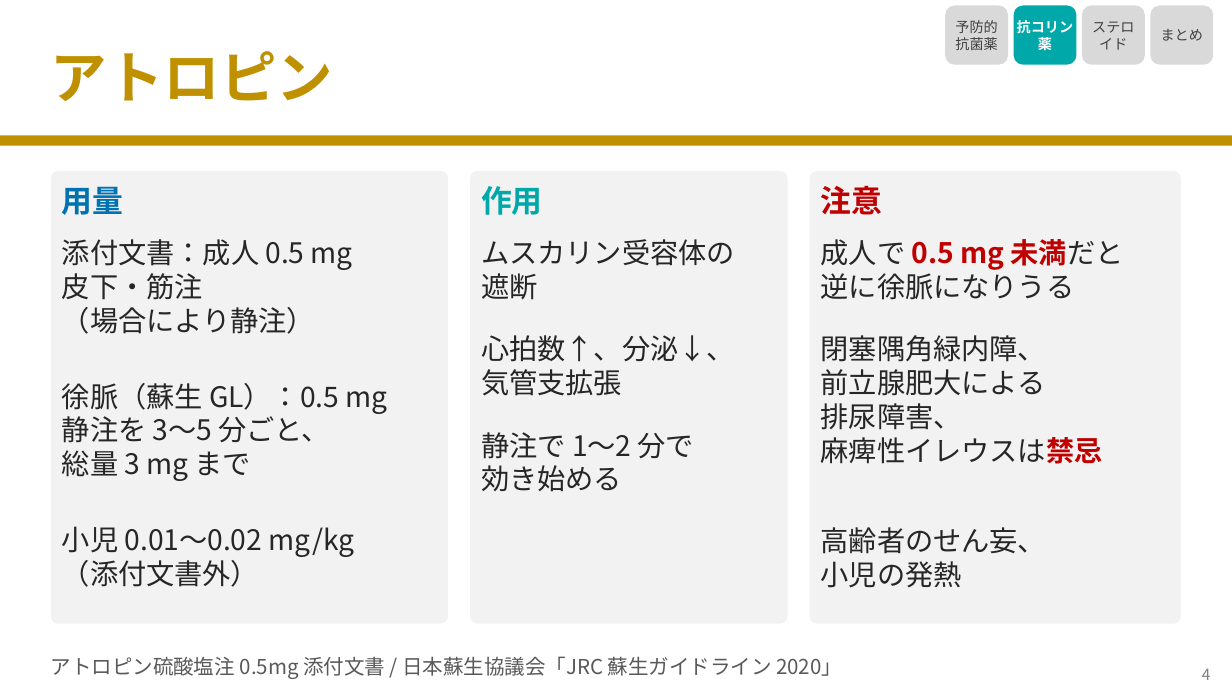
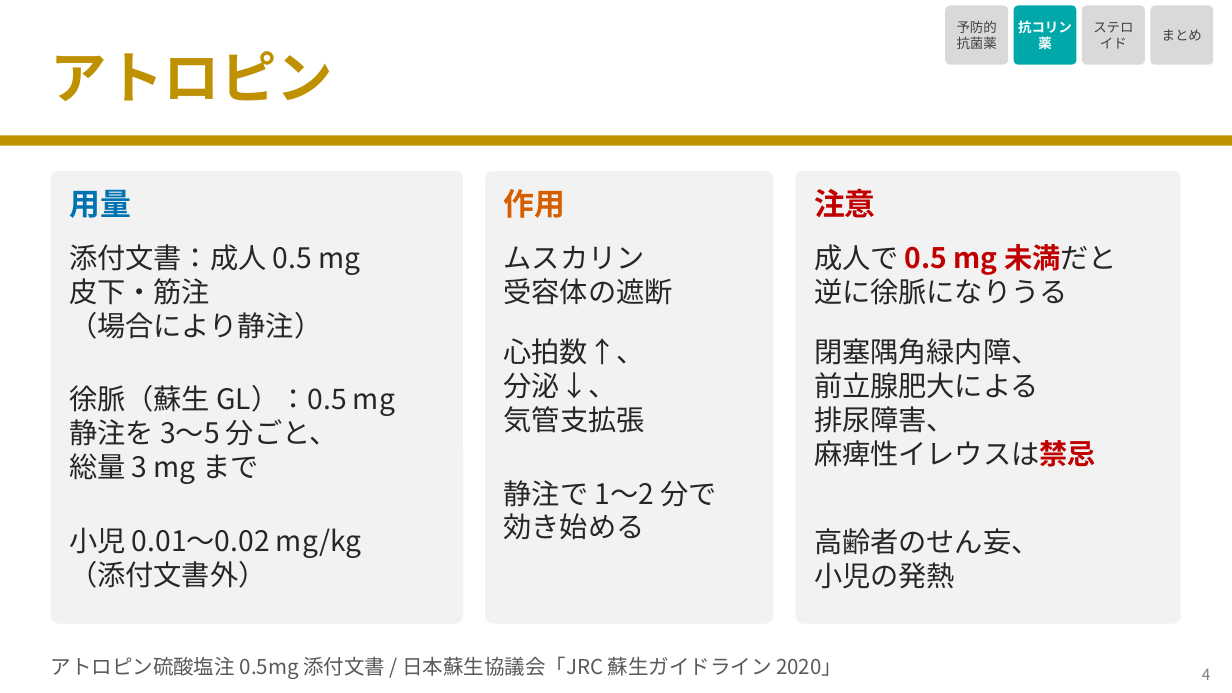
Before and after one commit to nobumitsu-3141/Anes-lecture, a slide deck: slide 5 of slides/3-12_other_perioperative_drugs/3-12_other_perioperative_drugs.pptx. Drawn at 1232x693 pixels with LibreOffice and Linux fonts; fonts in the diff are those of the drawing. Boxes give left, top, right and bottom in pixels: in the first picture for what was removed or moved away, otherwise in the second. Text is boxed around its words. In the diff, an @@ line names an element or a change of style, - is before the commit and + after.

```diff
--- a/slides/3-12_other_perioperative_drugs/3-12_other_perioperative_drugs.pptx
+++ b/slides/3-12_other_perioperative_drugs/3-12_other_perioperative_drugs.pptx
@@ size 11 to 10.5 pt; proportions changed in 4 elements at [945, 6, 1008, 65], [1014, 6, 1077, 65], [1082, 6, 1145, 65], [1151, 6, 1214, 65] @@
@@ proportions changed in 3 elements at [485, 171, 774, 624], [796, 171, 1181, 624], [51, 171, 463, 624] @@
@@ rounded rectangle: place and size @@
-rounded rectangle at [51, 171, 448, 624]
+rounded rectangle at [51, 171, 463, 624]
@@ rounded rectangle: place and size @@
-rounded rectangle at [470, 171, 788, 624]
+rounded rectangle at [485, 171, 774, 624]
@@ rounded rectangle: place and size @@
-rounded rectangle at [810, 171, 1181, 624]
+rounded rectangle at [796, 171, 1181, 624]
@@ text "作用": place and size @@
-text "作用" at [481, 186, 543, 215]
+text "作用" at [504, 189, 566, 218]
@@ text "作用" at [504, 189, 566, 218]: text colour #00A8AA to #D55E00 @@
@@ 3 texts: place and size @@
-3 texts at [62, 186, 388, 481]
+3 texts at [69, 189, 395, 484]
@@ text at [504, 245, 673, 305]: spaces changed @@
-ムスカリン受容体の
-遮断
+ムスカリン
+受容体の遮断
@@ 3 texts: place and size @@
-3 texts at [821, 185, 1124, 464]
+3 texts at [814, 188, 1117, 467]
@@ text at [504, 338, 645, 398]: text changed @@
-心拍数↑、分泌↓、
+心拍数↑、
+分泌↓、
@@ text "心拍数↑、": place and size @@
-text "心拍数↑、" at [481, 335, 735, 396]
+text "心拍数↑、" at [504, 338, 645, 433]
@@ text "静注で 1〜2 分で": place and size @@
-text "静注で 1〜2 分で" at [481, 432, 694, 492]
+text "静注で 1〜2 分で" at [504, 480, 716, 540]
@@ text "小児 0.01〜0.02 mg/kg": place and size @@
-text "小児 0.01〜0.02 mg/kg" at [62, 526, 355, 587]
+text "小児 0.01〜0.02 mg/kg" at [69, 527, 362, 588]
@@ text "高齢者のせん妄、": place and size @@
-text "高齢者のせん妄、" at [821, 527, 1046, 588]
+text "高齢者のせん妄、" at [814, 528, 1039, 589]
```
Also in this commit, not shown: 7 other slides changed, 7 other files.
